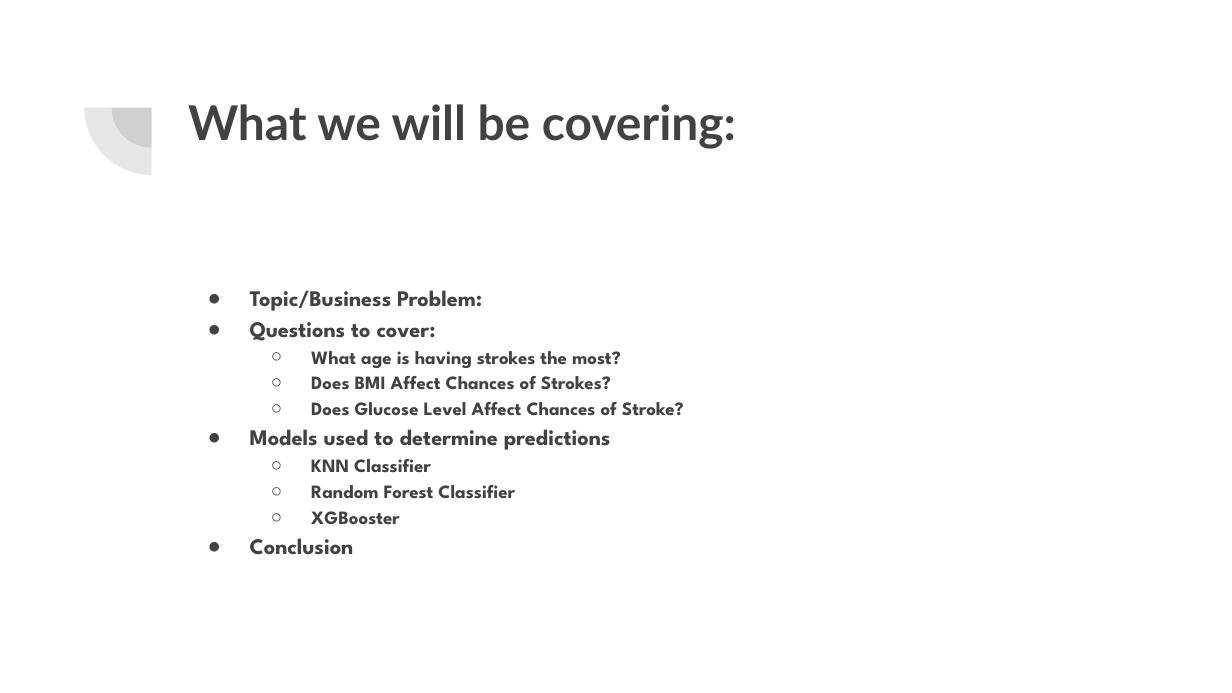
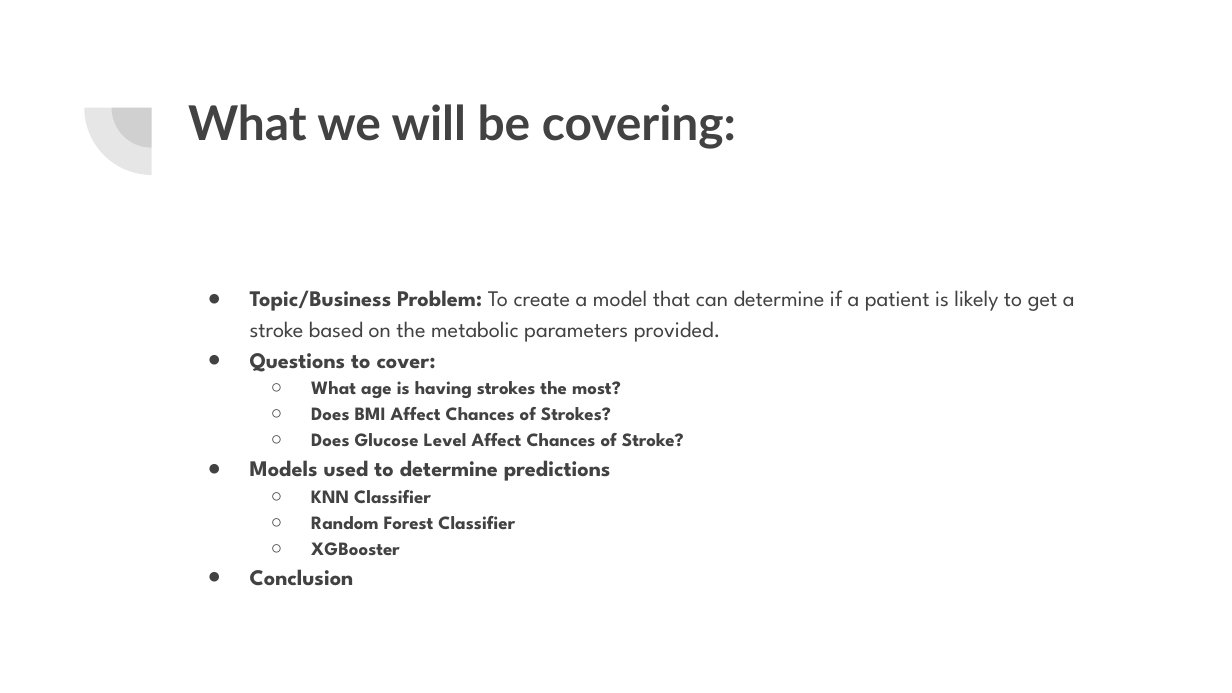
Before and after one commit to ChastityB/Placeholder, a slide deck: slide 2 of Non Technical Presentation/Stroke Predictions (Non-Technical).pptx. Drawn at 1232x693 pixels with LibreOffice and Linux fonts; fonts in the diff are those of the drawing. Boxes give left, top, right and bottom in pixels: in the first picture for what was removed or moved away, otherwise in the second. Text is boxed around its words. In the diff, an @@ line names an element or a change of style, - is before the commit and + after.

Commit message:
Add files via upload
Updated PowerPoint

```diff
--- a/Non Technical Presentation/Stroke Predictions (Non-Technical).pptx
+++ b/Non Technical Presentation/Stroke Predictions (Non-Technical).pptx
@@ text at <box>250,290,1075,342</box>: text changed; bold off @@
-● Topic/Business Problem:
+● Topic/Business Problem: To create a model that can determine if a patient is likely to get a stroke based on the metabolic parameters provided.
```
